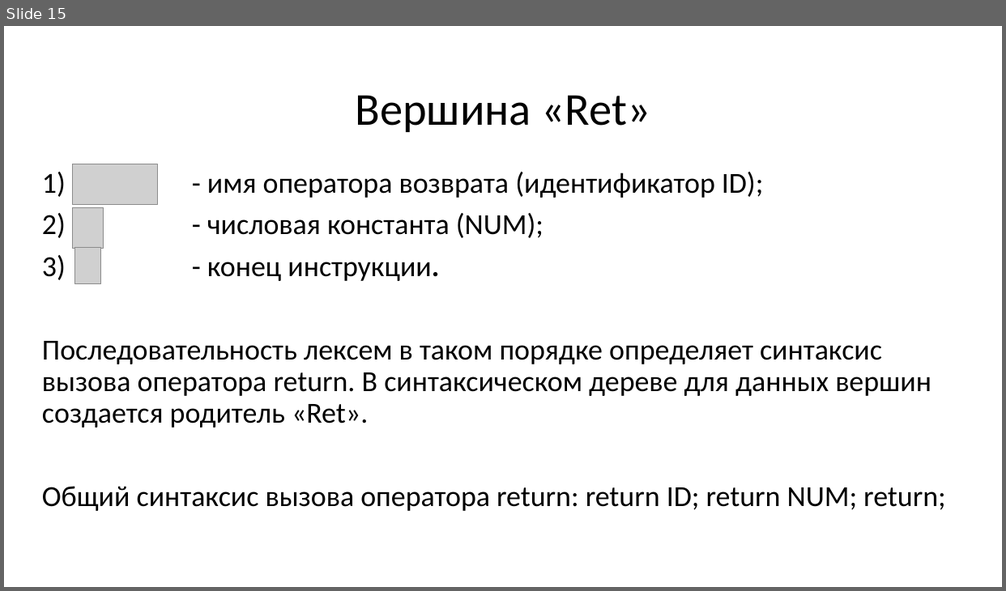
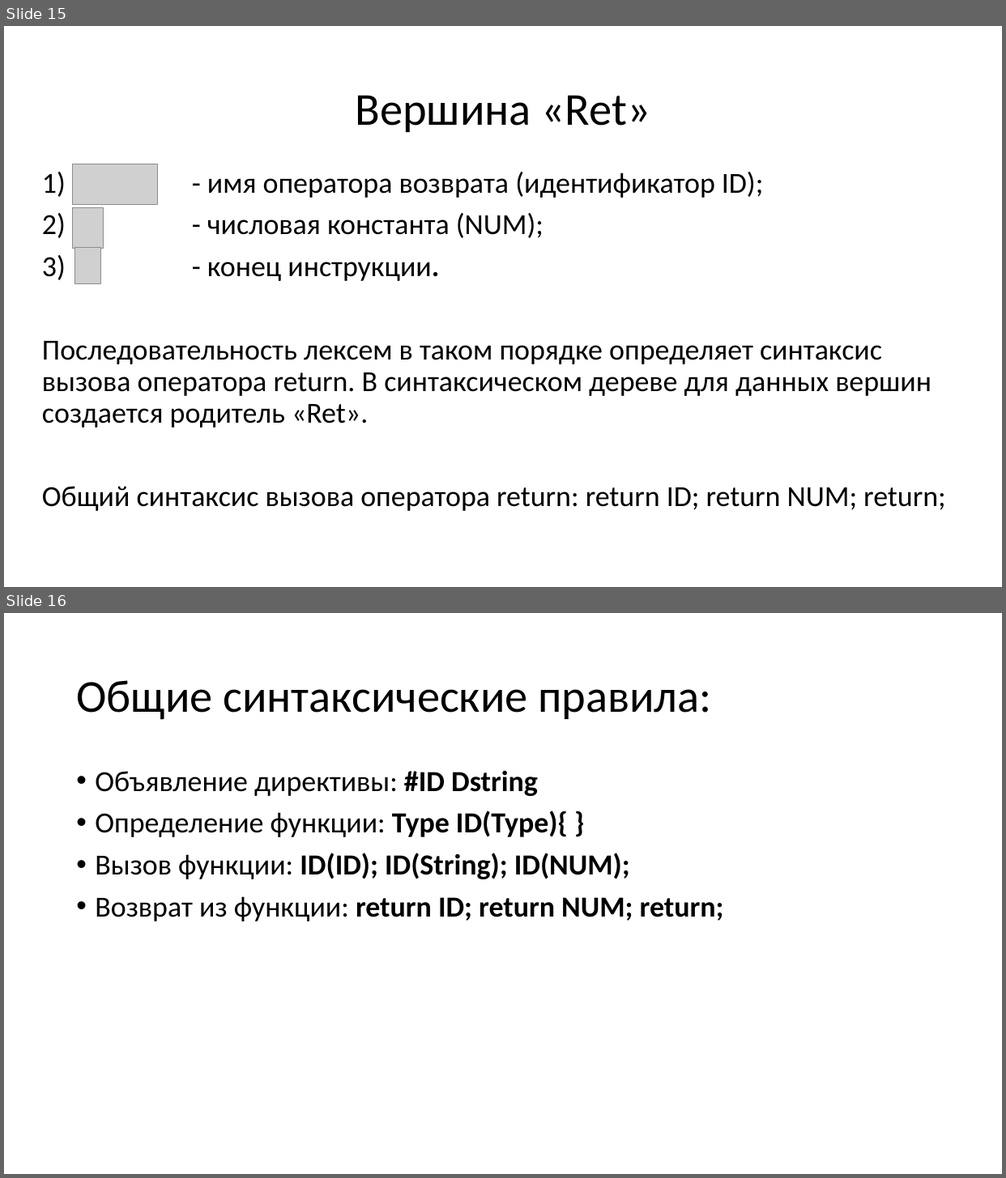
Before and after one commit to goddamnteam/korzun, a slide deck: task1.pptx. Shown one above the other, each under a label of ours: slide 15 before the commit, slides 15 and 16 after it. The pictures are 1006x591 and 1006x1178 pixels, drawn with LibreOffice and Linux fonts; fonts in the diff are those of the drawing; grey boxes stand for pictures. Boxes give left, top, right and bottom in pixels: in the first picture for what was removed or moved away, otherwise in the second. Text is boxed around its words. In the diff, an @@ line names an element or a change of style, - is before the commit and + after.

```diff
--- a/task1.pptx
+++ b/task1.pptx
@@ slide 16 added at <box>4,613,1002,1174</box>, background #FFFFFF @@
@@ title added at <box>76,680,711,720</box>, 44 pt, text #000000 @@
+Общие синтаксические правила:
@@ text added at <box>95,771,724,922</box>, 28 pt, text #000000, bold @@
+• Объявление директивы: #ID Dstring
+• Определение функции: Type ID(Type){ }
+• Вызов функции: ID(ID); ID(String); ID(NUM);
+• Возврат из функции: return ID; return NUM; return;
```
Also in this commit, not shown: 2 slides changed.
